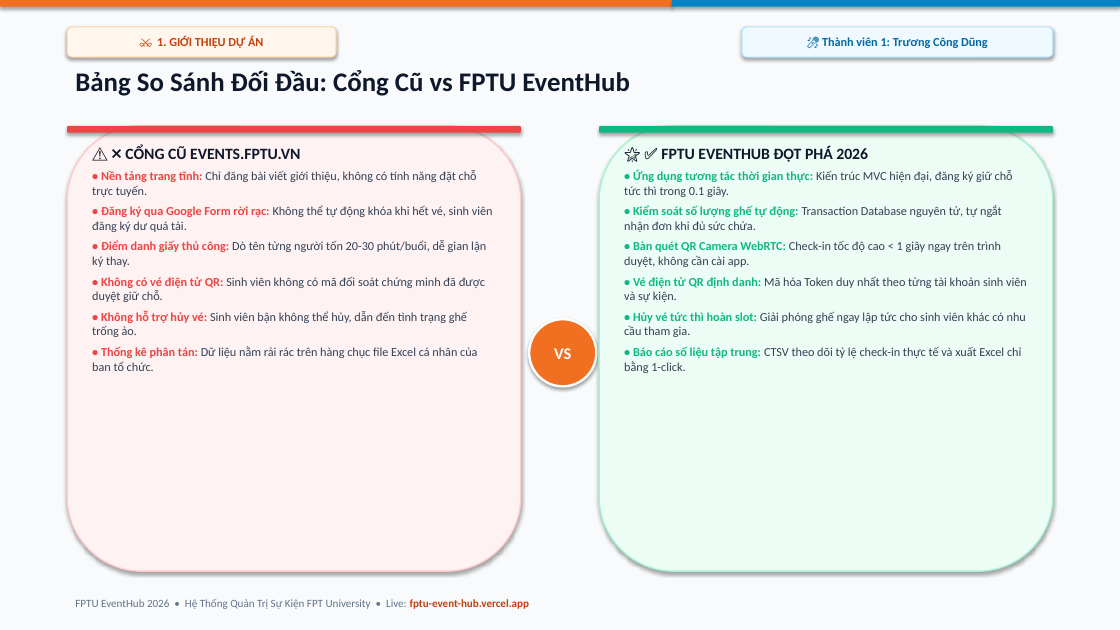
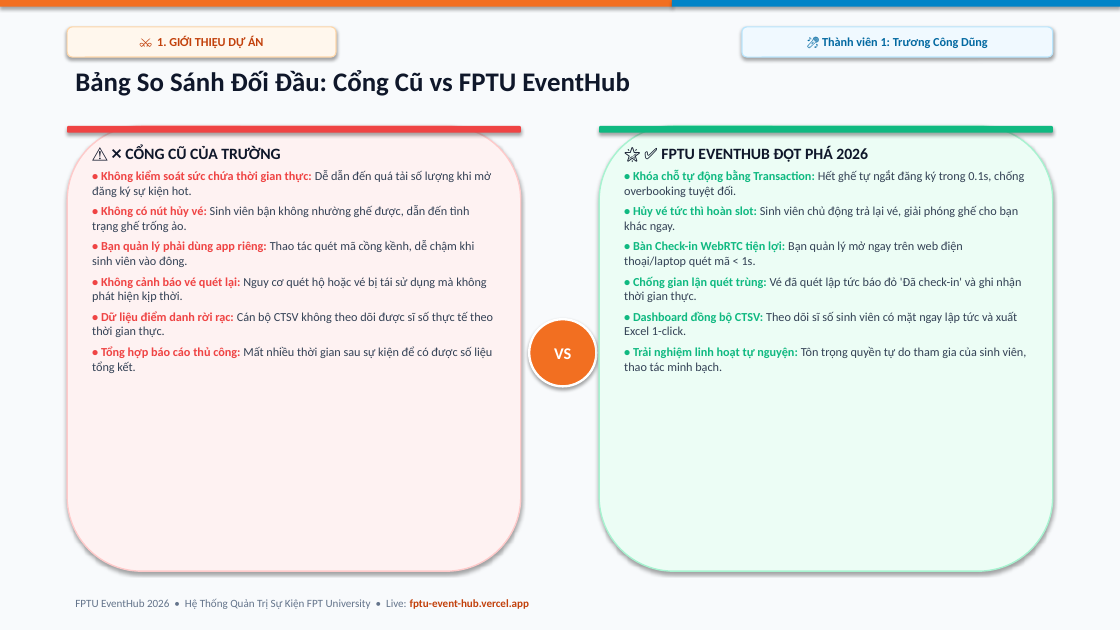
Before and after one commit to CongDung0506/FPTU-EventHub, a slide deck: slide 5 of SLIDE_THUYET_TRINH_FPTU_EVENTHUB_CANVA_BRIGHT.pptx. Drawn at 1120x630 pixels with LibreOffice and Linux fonts; fonts in the diff are those of the drawing. Boxes give left, top, right and bottom in pixels: in the first picture for what was removed or moved away, otherwise in the second. Text is boxed around its words. In the diff, an @@ line names an element or a change of style, - is before the commit and + after.

```diff
--- a/SLIDE_THUYET_TRINH_FPTU_EVENTHUB_CANVA_BRIGHT.pptx
+++ b/SLIDE_THUYET_TRINH_FPTU_EVENTHUB_CANVA_BRIGHT.pptx
@@ text at <box>92,145,493,373</box>: text changed @@
-⚠️ ❌ CỔNG CŨ EVENTS.FPTU.VN
-• Nền tảng trang tĩnh: Chỉ đăng bài viết giới thiệu, không có tính năng đặt chỗ trực tuyến.
-• Đăng ký qua Google Form rời rạc: Không thể tự động khóa khi hết vé, sinh viên đăng ký dư quá tải.
-• Điểm danh giấy thủ công: Dò tên từng người tốn 20-30 phút/buổi, dễ gian lận ký thay.
-• Không có vé điện tử QR: Sinh viên không có mã đối soát chứng minh đã được duyệt giữ chỗ.
-• Không hỗ trợ hủy vé: Sinh viên bận không thể hủy, dẫn đến tình trạng ghế trống ảo.
-• Thống kê phân tán: Dữ liệu nằm rải rác trên hàng chục file Excel cá nhân của ban tổ chức.
+⚠️ ❌ CỔNG CŨ CỦA TRƯỜNG
+• Không kiểm soát sức chứa thời gian thực: Dễ dẫn đến quá tải số lượng khi mở đăng ký sự kiện hot.
+• Không có nút hủy vé: Sinh viên bận không nhường ghế được, dẫn đến tình trạng ghế trống ảo.
+• Bạn quản lý phải dùng app riêng: Thao tác quét mã cồng kềnh, dễ chậm khi sinh viên vào đông.
+• Không cảnh báo vé quét lại: Nguy cơ quét hộ hoặc vé bị tái sử dụng mà không phát hiện kịp thời.
+• Dữ liệu điểm danh rời rạc: Cán bộ CTSV không theo dõi được sĩ số thực tế theo thời gian thực.
+• Tổng hợp báo cáo thủ công: Mất nhiều thời gian sau sự kiện để có được số liệu tổng kết.
@@ text at <box>624,170,1027,373</box>: text changed @@
-• Ứng dụng tương tác thời gian thực: Kiến trúc MVC hiện đại, đăng ký giữ chỗ tức thì trong 0.1 giây.
-• Kiểm soát số lượng ghế tự động: Transaction Database nguyên tử, tự ngắt nhận đơn khi đủ sức chứa.
-• Bàn quét QR Camera WebRTC: Check-in tốc độ cao < 1 giây ngay trên trình duyệt, không cần cài app.
-• Vé điện tử QR định danh: Mã hóa Token duy nhất theo từng tài khoản sinh viên và sự kiện.
-• Hủy vé tức thì hoàn slot: Giải phóng ghế ngay lập tức cho sinh viên khác có nhu cầu tham gia.
-• Báo cáo số liệu tập trung: CTSV theo dõi tỷ lệ check-in thực tế và xuất Excel chỉ bằng 1-click.
+• Khóa chỗ tự động bằng Transaction: Hết ghế tự ngắt đăng ký trong 0.1s, chống overbooking tuyệt đối.
+• Hủy vé tức thì hoàn slot: Sinh viên chủ động trả lại vé, giải phóng ghế cho bạn khác ngay.
+• Bàn Check-in WebRTC tiện lợi: Bạn quản lý mở ngay trên web điện thoại/laptop quét mã < 1s.
+• Chống gian lận quét trùng: Vé đã quét lập tức báo đỏ 'Đã check-in' và ghi nhận thời gian thực.
+• Dashboard đồng bộ CTSV: Theo dõi sĩ số sinh viên có mặt ngay lập tức và xuất Excel 1-click.
+• Trải nghiệm linh hoạt tự nguyện: Tôn trọng quyền tự do tham gia của sinh viên, thao tác minh bạch.
```
Also in this commit, not shown: 2 other slides changed, 7 other files.
